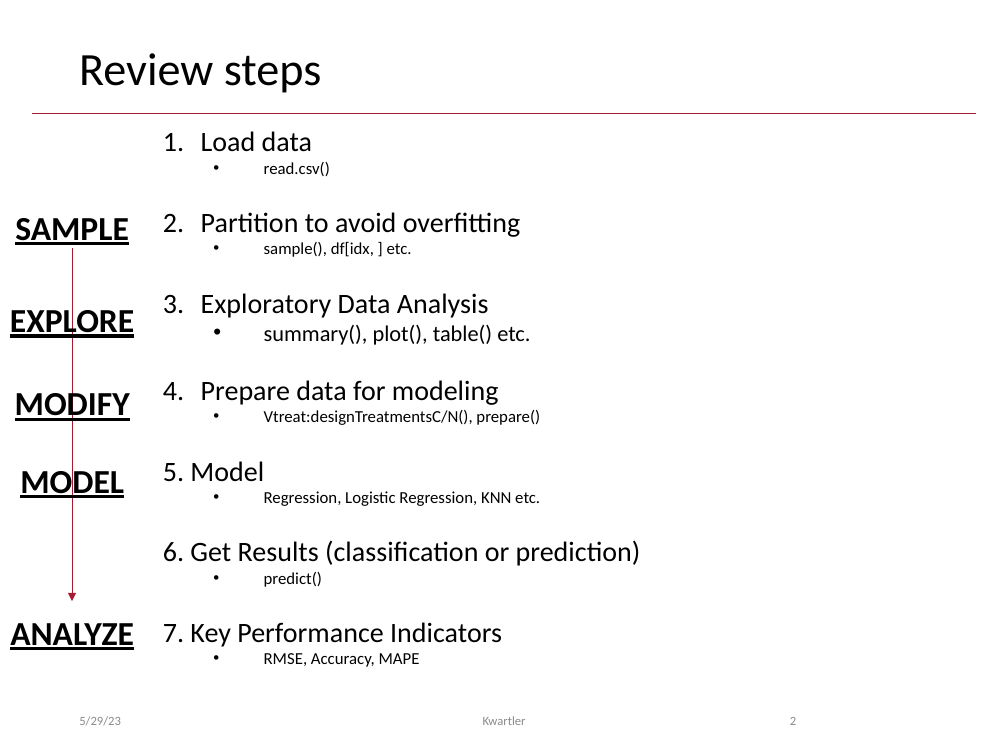
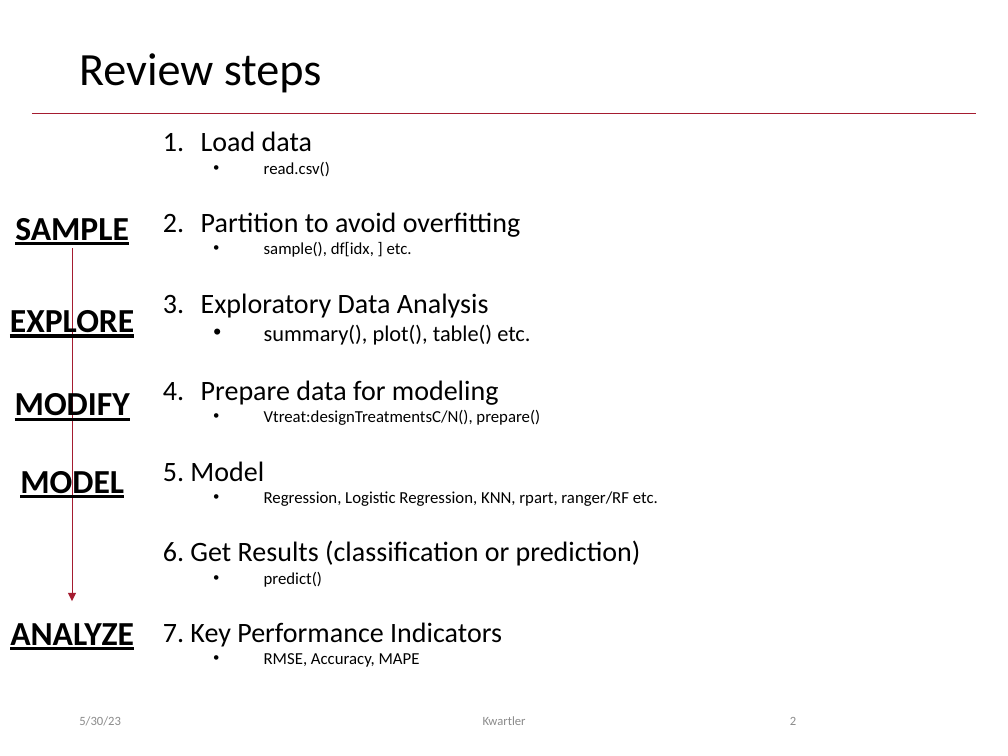
Before and after one commit to kwartler/Hult_Intro2R, a slide deck: slide 2 of lessons/E_DataPrep_Rpart_RF/B_Decision Trees.pptx. Drawn at 1008x756 pixels with LibreOffice and Linux fonts; fonts in the diff are those of the drawing. Boxes give left, top, right and bottom in pixels: in the first picture for what was removed or moved away, otherwise in the second. Text is boxed around its words. In the diff, an @@ line names an element or a change of style, - is before the commit and + after.

```diff
--- a/lessons/E_DataPrep_Rpart_RF/B_Decision Trees.pptx
+++ b/lessons/E_DataPrep_Rpart_RF/B_Decision Trees.pptx
@@ text at (x1=264, y1=491, x2=658, y2=506): text changed @@
-  • Regression, Logistic Regression, KNN etc.
+  • Regression, Logistic Regression, KNN, rpart, ranger/RF etc.
@@ text at (x1=79, y1=716, x2=121, y2=726): text changed @@
-5/29/23
+5/30/23
```
Also in this commit, not shown: 35 other slides changed, 2 other files.
